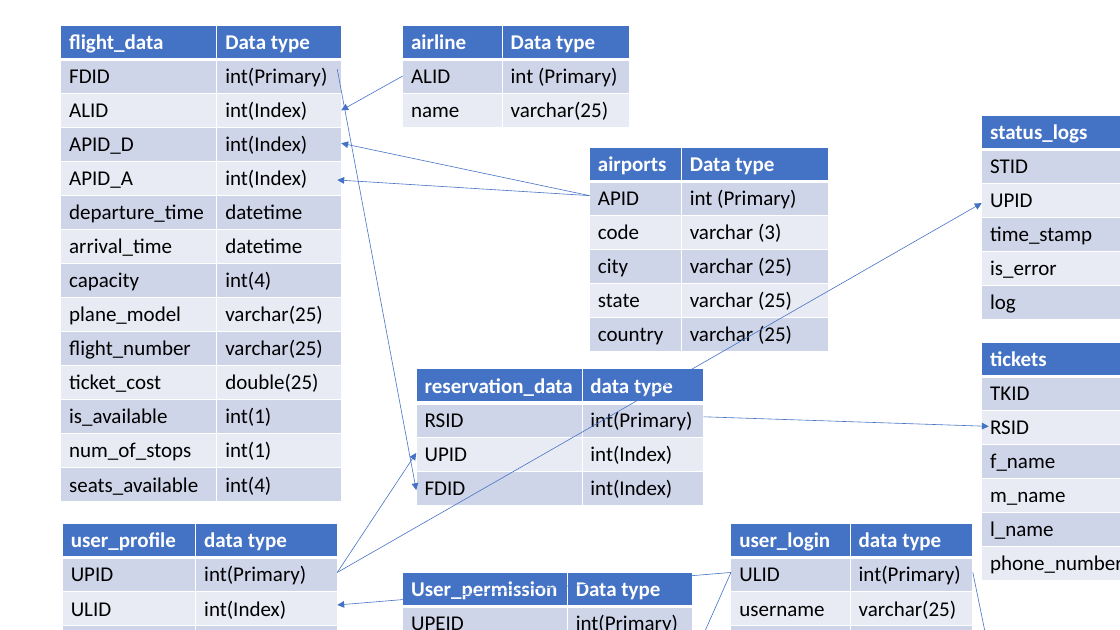
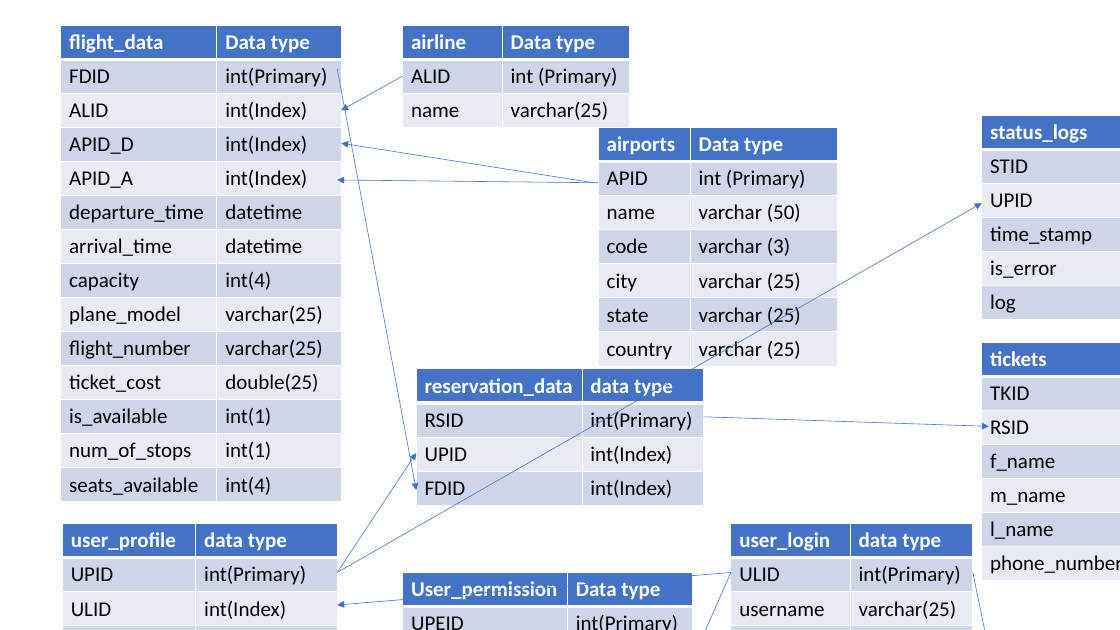
Before and after one commit to lucas-28/transitwise, a slide deck: slide 1 of docs/planningdocuments/sql_tables.pptx. Drawn at 1120x630 pixels with LibreOffice and Linux fonts; fonts in the diff are those of the drawing. Boxes give left, top, right and bottom in pixels: in the first picture for what was removed or moved away, otherwise in the second. Text is boxed around its words. In the diff, an @@ line names an element or a change of style, - is before the commit and + after.

Commit message:
Add airports planning spreadsheet and update sql_tables.pptx

```diff
--- a/docs/planningdocuments/sql_tables.pptx
+++ b/docs/planningdocuments/sql_tables.pptx
@@ arrow moved from (590, 196) - (341, 144) to (594, 183) - (341, 144) @@
@@ table at [598, 128, 838, 366] @@
+row 3: name | varchar (50)
@@ table: place and size @@
-table at [590, 147, 829, 352]
+table at [598, 128, 838, 366]
@@ arrow moved from (590, 196) - (338, 180) to (598, 183) - (338, 180) @@
```
Also in this commit, not shown: 1 other file.
